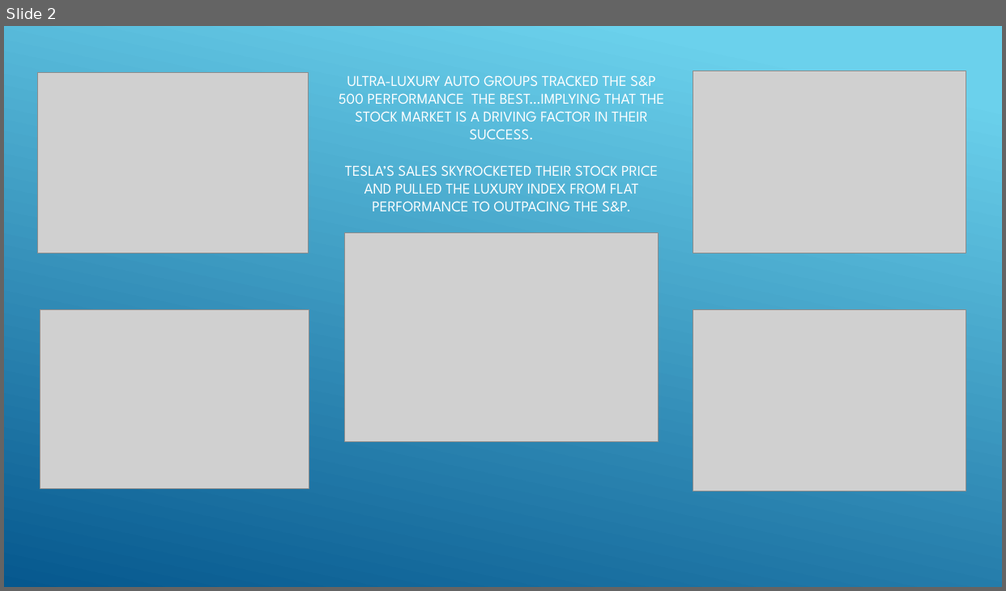
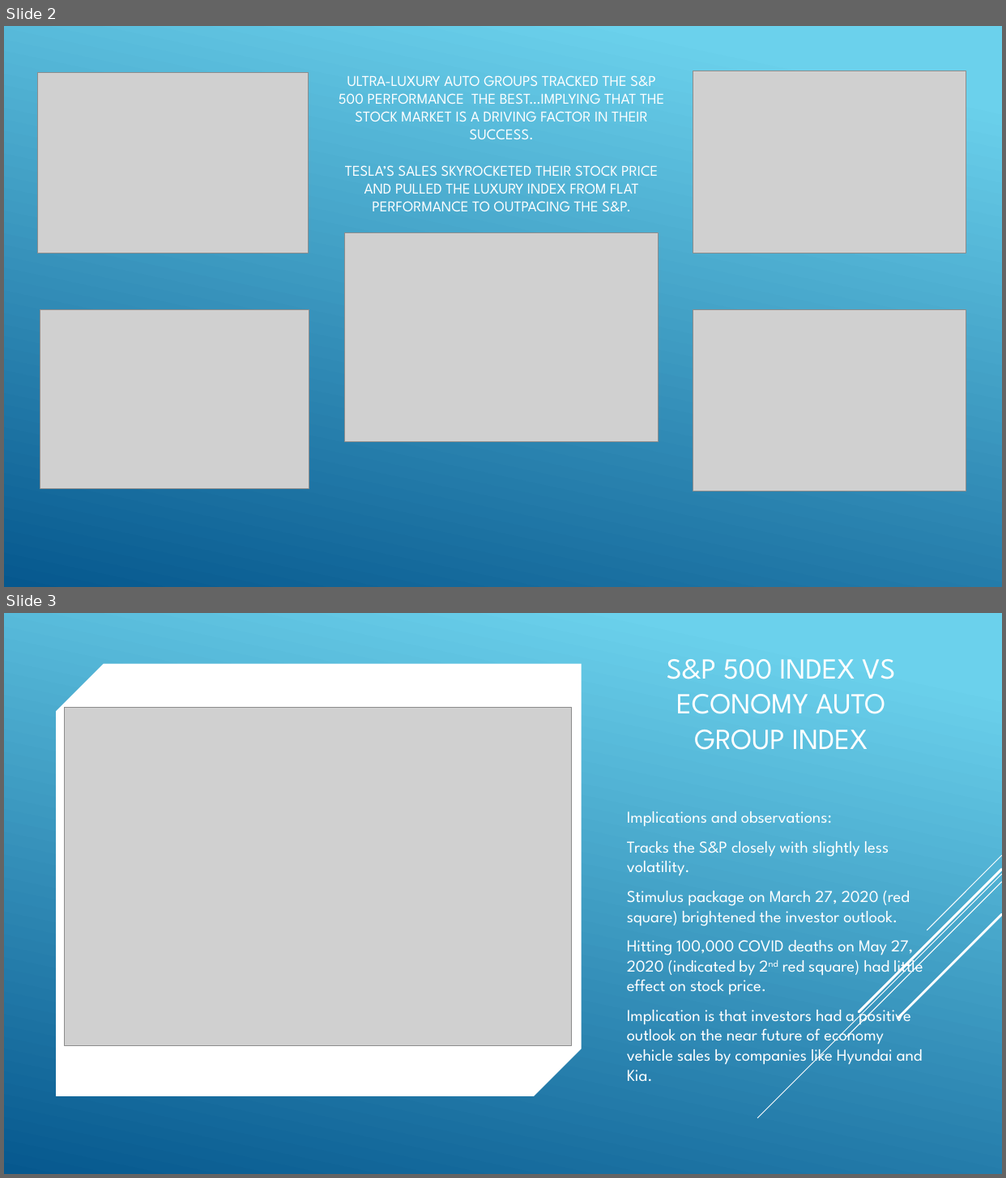
Before and after one commit to danawoodruff/Car-Sales-Analysis, a slide deck: StockPowerPointSlideMockup.pptx. Shown one above the other, each under a label of ours: slide 2 before the commit, slides 2 and 3 after it. The pictures are 1006x591 and 1006x1178 pixels, drawn with LibreOffice and Linux fonts; fonts in the diff are those of the drawing; grey boxes stand for pictures. Boxes give left, top, right and bottom in pixels: in the first picture for what was removed or moved away, otherwise in the second. Text is boxed around its words. In the diff, an @@ line names an element or a change of style, - is before the commit and + after.

```diff
--- a/StockPowerPointSlideMockup.pptx
+++ b/StockPowerPointSlideMockup.pptx
@@ slide 3 added at (4,613,1002,1174), background #FFFFFF @@
@@ rectangle added at (4,613,1002,1174), fill gradient #6ED2EB to #06588E @@
@@ line added from (1002, 620) to (504, 1118), #000000 1 pt @@
@@ line added from (1002, 632) to (596, 1037), #000000 1 pt @@
@@ line added from (1002, 616) to (604, 1013), #000000 2.5 pt @@
@@ line added from (989, 614) to (678, 926), #000000 1 pt @@
@@ title added at (667,659,895,750), 28 pt, text #FFFFFF @@
+S&P 500 INDEX VS ECONOMY AUTO GROUP INDEX
@@ snip diag rect added at (56,664,582,1097), fill #FFFFFF @@
@@ line added from (1002, 663) to (646, 1019), #000000 2.5 pt @@
@@ picture added at (65,707,572,1046) @@
@@ text added at (627,811,923,1081), 16 pt, text #FFFFFF @@
+Implications and observations:
+Tracks the S&P closely with slightly less volatility.
+Stimulus package on March 27, 2020 (red square) brightened the investor outlook.
+Hitting 100,000 COVID deaths on May 27, 2020 (indicated by 2nd red square) had little effect on stock price.
+Implication is that investors had a positive outlook on the near future of economy vehicle sales by companies like Hyundai and Kia.
@@ group added at (758,855,1002,1118): 5 lines @@
@@ group added at (758,855,1002,1118): 5 lines @@
```
Also in this commit, not shown: 3 other slides added, 1 slide removed.
